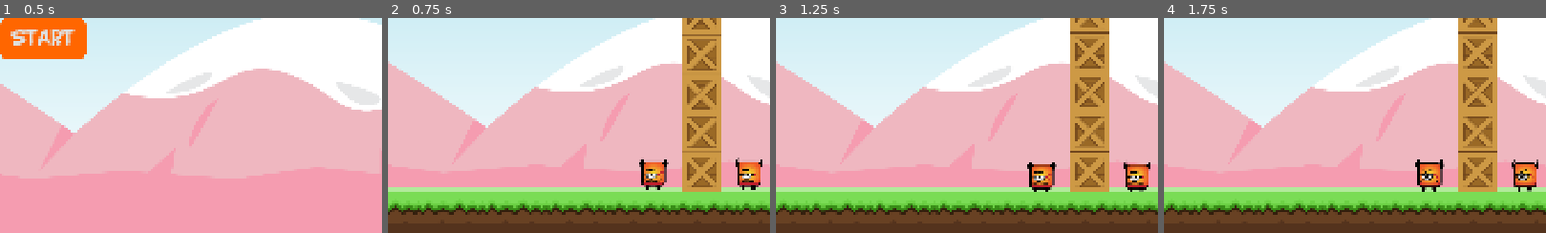
Above: before the commit, frames 1-4 (left to right).
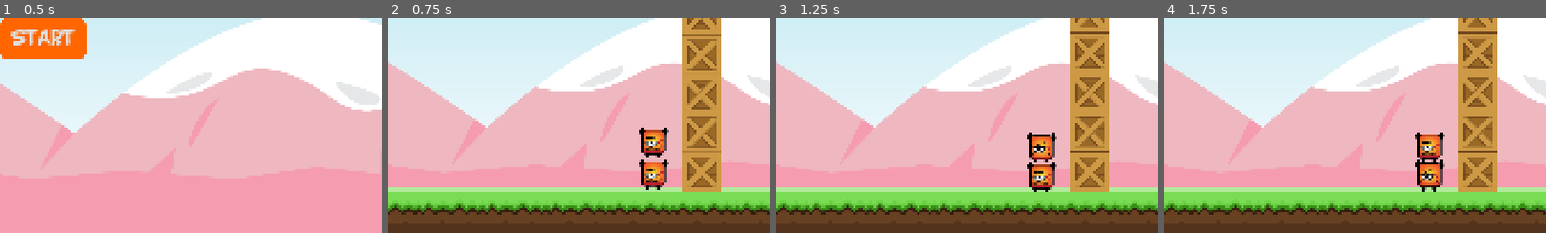
Above: after the commit, the same moments.

Repository: LaSierraDev/godot_practice_angrybirds
Game: Godot game, scene res://scenes/ui/main.tscn
Same seed, same stepped clock (60 frames per second), same inputs: the game is played once before the commit and once after it.
Inputs (mouse positions are % of the whole screen's width and height, from its top left):
- Up to frame 1 (0.5 s): no input
- Up to frame 2 (0.75 s): click "Start" at 0.5 s
- Up to frame 3 (1.25 s): no input
- Up to frame 4 (1.75 s): drag from (19, 60) to (60, 28) at 1.27 s
The pictures show only the part of the screen within x 44-94%, y 50-100%; the shares and areas given below are measured in that part.

Frame 1 is identical in both runs. In frame 2, 1.6% of the frame differs, in the area x 65-98%, y 51-80%; in frame 3, 1.6%, in the area x 65-98%, y 53-81%; in frame 4, 1.6%.

Commit message:
[FEAT] Level completed label implemented

Diff:
--- a/autoloads/game_manager.gd
+++ b/autoloads/game_manager.gd
@@ -17,12 +17,16 @@
 	get:
 		return enemies_left
 
-var _has_been_launched: bool = true
+var has_been_launched: bool = true:
+	get:
+		return has_been_launched
 
+func _ready() -> void:
+	SignalManager.next_level.connect(_on_next_level)
 
 func _reset_launches() -> void:
 	current_launches = 3
-	_has_been_launched = true
+	has_been_launched = true
 
 
 func load_next_level() -> void:
@@ -42,15 +46,15 @@
 	enemies_left -= 1
 	print("Quedan: " + str(enemies_left) + " enemigos." )
 	if enemies_left == 0:
-		load_next_level.call_deferred()
+		SignalManager.level_completed.emit()
+		has_been_launched = false
 
 
 func decrease_current_throwing() -> void:
 	current_launches -= 1
 
 	if current_launches <= 0:
-		_has_been_launched = false
-		print("No se puede lanzar más")
+		has_been_launched = false
 
-func has_been_launched() -> bool:
-	return _has_been_launched
+func _on_next_level() -> void:
+	load_next_level()
--- a/autoloads/signal_manager.gd
+++ b/autoloads/signal_manager.gd
@@ -1,3 +1,5 @@
 extends Node
 
 signal player_launched()
+signal level_completed()
+signal next_level()
--- a/scenes/levelBase.tscn
+++ b/scenes/levelBase.tscn
@@ -3,6 +3,7 @@
 [ext_resource type="Script" uid="uid://d1fsof4qmgudk" path="res://scripts/level_base.gd" id="1_0ui80"]
 [ext_resource type="Texture2D" uid="uid://4ugc3vu4o80t" path="res://assets/sprites/bg.png" id="1_k3o3r"]
 [ext_resource type="Texture2D" uid="uid://cabkhsumpk3c3" path="res://assets/sprites/ground.png" id="2_0ui80"]
+[ext_resource type="Script" uid="uid://dknx3x8fin4bc" path="res://scripts/timers/level_complete_timer.gd" id="2_3xyx3"]
 [ext_resource type="Script" uid="uid://dbytgji44in8p" path="res://scripts/follow_camera.gd" id="3_uo60w"]
 [ext_resource type="Script" uid="uid://dvhial8t3xtpj" path="res://scripts/player_spawner.gd" id="4_3xyx3"]
 [ext_resource type="PackedScene" uid="uid://cgfm0ect7o85k" path="res://scenes/ui/HUD.tscn" id="6_uo60w"]
@@ -12,6 +13,11 @@
 
 [node name="LevelBase" type="Node2D" unique_id=1314270150]
 script = ExtResource("1_0ui80")
+
+[node name="LevelCompleteTimer" type="Timer" parent="." unique_id=367244418]
+wait_time = 2.0
+one_shot = true
+script = ExtResource("2_3xyx3")
 
 [node name="Enviroment" type="Node2D" parent="." unique_id=459618490]
 
--- a/scenes/levels/level_1.tscn
+++ b/scenes/levels/level_1.tscn
@@ -7,7 +7,7 @@
 [node name="Level1" unique_id=1314270150 instance=ExtResource("1_ksju7")]
 
 [node name="Enemy" parent="Enemies" parent_id_path=PackedInt32Array(2004617577) index="0" unique_id=1319069159 instance=ExtResource("2_nsrm0")]
-position = Vector2(1760, 920)
+position = Vector2(1520, 840)
 
 [node name="Enemy2" parent="Enemies" parent_id_path=PackedInt32Array(2004617577) index="1" unique_id=21645073 instance=ExtResource("2_nsrm0")]
 position = Vector2(1520, 920)
--- a/scenes/ui/HUD.tscn
+++ b/scenes/ui/HUD.tscn
@@ -28,3 +28,11 @@
 layout_mode = 2
 size_flags_vertical = 0
 text = "Launches: 0"
+
+[node name="LevelCompletedLabel" type="Label" parent="MarginContainer" unique_id=212948687]
+visible = false
+layout_mode = 2
+theme_type_variation = &"HeaderLarge"
+text = "Level completed!"
+horizontal_alignment = 1
+vertical_alignment = 1
--- a/scripts/level_base.gd
+++ b/scripts/level_base.gd
@@ -1,8 +1,13 @@
 extends Node2D
 
 @onready var enemies: Node2D = $Enemies
+@onready var level_complete_timer: Timer = $LevelCompleteTimer
 
 
 func _ready() -> void:
 	var total_enemies: int = enemies.get_child_count()
 	GameManager.enemies_left = total_enemies
+	level_complete_timer.timeout.connect(_on_timeout)
+
+func _on_timeout() -> void:
+	SignalManager.next_level.emit()
--- a/scripts/player.gd
+++ b/scripts/player.gd
@@ -19,8 +19,9 @@
 	life_timer.timeout.connect(_on_timeout)
 	life_timer.wait_time = wait_life_timer
 
+
 func _physics_process(_delta: float) -> void:
-	if is_dragged and GameManager.has_been_launched():
+	if is_dragged and GameManager.has_been_launched:
 		_drag()
 		_update_line()
 		_check_release()
@@ -54,6 +55,7 @@
 
 	self.position = start_position + drag_vector
 
+
 func _impulse():
 	is_dragged = false
 	self.freeze = false
@@ -73,8 +75,10 @@
 		else:
 			is_dragged = false
 
+
 func _on_sleeping_state_changed() -> void:
 	self.queue_free()
 
+
 func _on_timeout():
 	self.queue_free()
--- a/scripts/player_spawner.gd
+++ b/scripts/player_spawner.gd
@@ -15,5 +15,5 @@
 	player_spawned.emit(player_instance)
 
 func _on_player_tree_exited() -> void:
-	if GameManager.has_been_launched():
+	if GameManager.has_been_launched:
 		_create_player()
--- /dev/null
+++ b/scripts/timers/level_complete_timer.gd
@@ -0,0 +1,12 @@
+extends Timer
+
+const w_time: int = 2
+
+func _ready() -> void:
+	SignalManager.level_completed.connect(_on_level_completed)
+	self.wait_time = w_time
+	self.one_shot = true
+
+
+func _on_level_completed() -> void:
+	self.start()
--- a/scripts/ui/ui_manager.gd
+++ b/scripts/ui/ui_manager.gd
@@ -1,12 +1,15 @@
 extends Control
 
 @onready var launches_label: Label = $MarginContainer/LaunchesLabel
+@onready var level_completed_label: Label = $MarginContainer/LevelCompletedLabel
 
-var total_launches: int =  GameManager.current_launches
+var total_launches: int = GameManager.current_launches
 var actual_launches: int = total_launches
+var actual_enemies: int = GameManager.enemies_left
 
 func _ready() -> void:
 	SignalManager.player_launched.connect(_on_player_launched)
+	SignalManager.level_completed.connect(_on_level_complete)
 	_changes_label_counter_rt()
 
 func _changes_label_counter_rt() -> void:
@@ -15,3 +18,8 @@
 func _on_player_launched() -> void:
 	actual_launches -= 1
 	_changes_label_counter_rt()
+
+func _on_level_complete() -> void:
+	if actual_enemies == 0:
+		level_completed_label.visible = true
+		launches_label.visible = false
Not shown, added: scripts/timers/level_complete_timer.gd.uid
